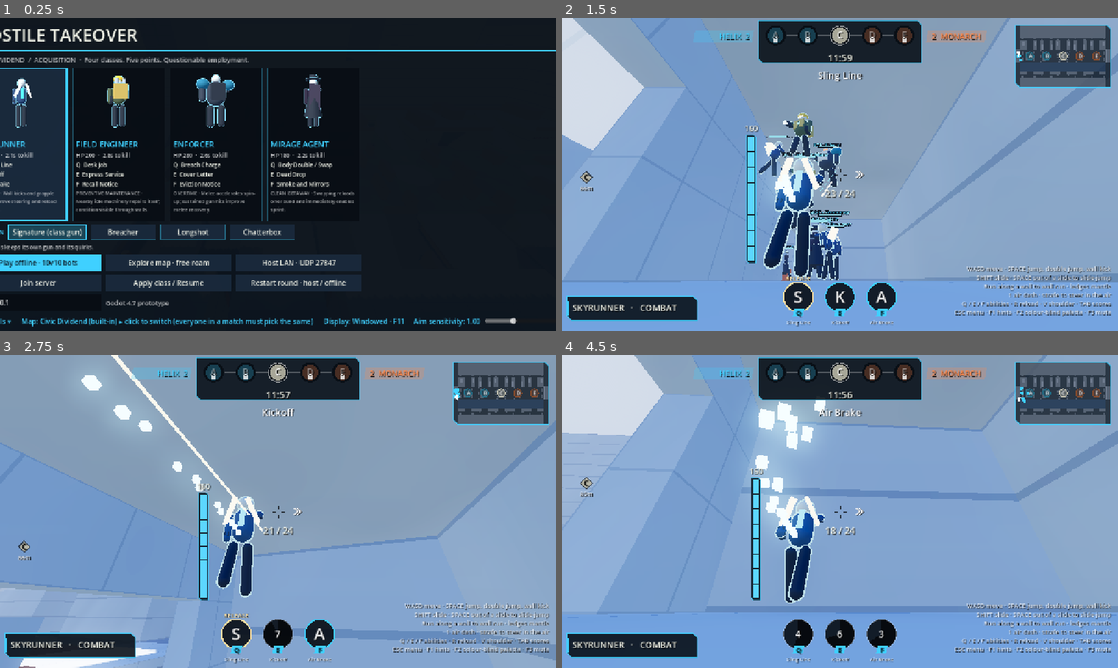
Above: before the commit, frames 1-4 (two rows, left to right).
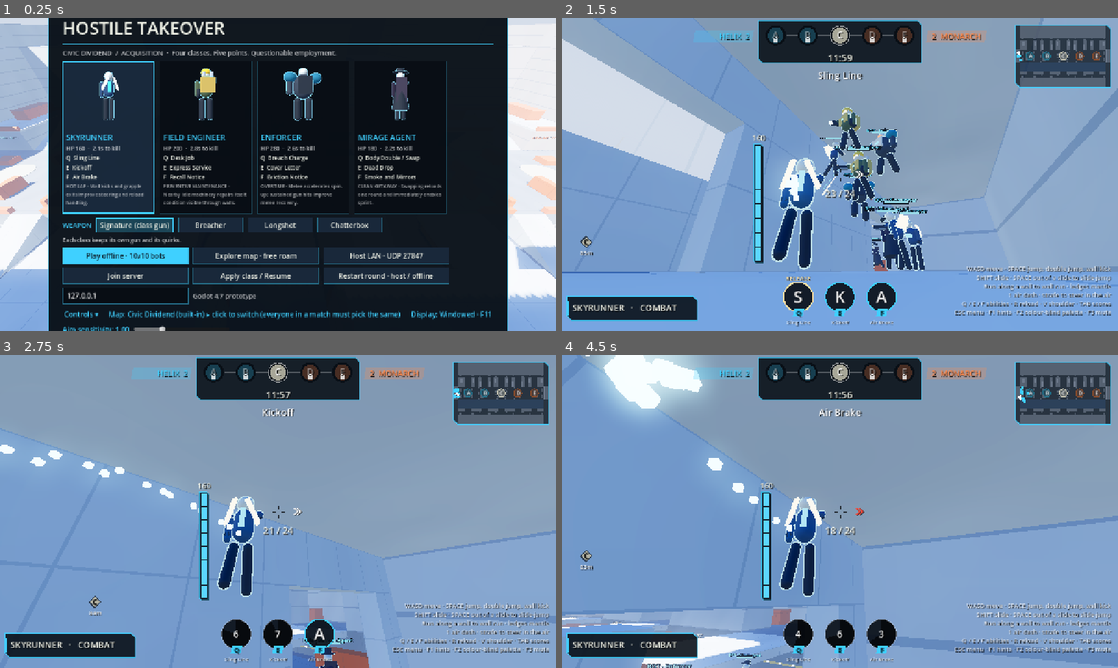
Above: after the commit, the same moments.

Repository: slimefromdq/hostile-takeover
Game: Godot game, scene res://scenes/main.tscn
Two runs of this game, one before a commit and one after it. Both use one fixed random seed, a clock stepped at 60 frames per second and the inputs below.
Inputs (mouse positions are in pixels of both pictures, inside the frame that each line leads up to):
- Up to frame 1 (0.25 s): no input
- Up to frame 2 (1.5 s): click "Play offline · 10v10 bots" at 0.5 s; tap Enter at 1.25 s; move the mouse to (867, 174) at 1.27 s; hold W (forward) from 1.28 s (still down); tap Q (ability1) at 1.35 s; click (867, 174) at 1.42 s
- Up to frame 3 (2.75 s): keep holding W (forward); tap Space (jump) at 1.52, 2.27 s; move the mouse to (250, 511) at 2.02 s; tap E (ability2) at 2.1 s
- Up to frame 4 (4.5 s): keep holding W (forward); move the mouse to (851, 505) at 2.77 s; hold F (ability3) 2.78-3.53 s; move the mouse to (834, 517) at 3.52 s; right-click (834, 517) at 3.6 s; click (834, 517) at 3.67 s; tap Space (jump) at 3.77 s; move the mouse to (878, 514) at 4.27 s; tap 1 (dash) at 4.35 s

The runs differ from the first frame. In frame 1, 47% of the frame differs, in the area x 0-100%, y 0-100%; in frame 2, 17%; in frame 3, 11%; in frame 4, 38%.

Commit message:
Move aim sensitivity slider to its own row so it no longer widens the menu
Co-Authored-By: Claude Sonnet 5.5 <noreply@anthropic.com>
Claude-Session: https://claude.ai/code/session_01H73mHPCoqYxZEXThJ73e3A

Diff:
--- a/scripts/menu.gd
+++ b/scripts/menu.gd
@@ -129,7 +129,7 @@
 		DisplayPrefs.set_sensitivity(v)
 		sens_label.text = "Aim sensitivity: %.2f" % v)
 	sens_row.add_child(sens_slider)
-	options.add_child(sens_row)
+	column.add_child(sens_row)
 	controls_panel = _label("WASD move / aim with mouse · LMB primary · RMB alternate · SPACE jump, again in the air to do …(478 unchanged characters)…
 	controls_panel.visible = false
 	column.add_child(controls_panel)
